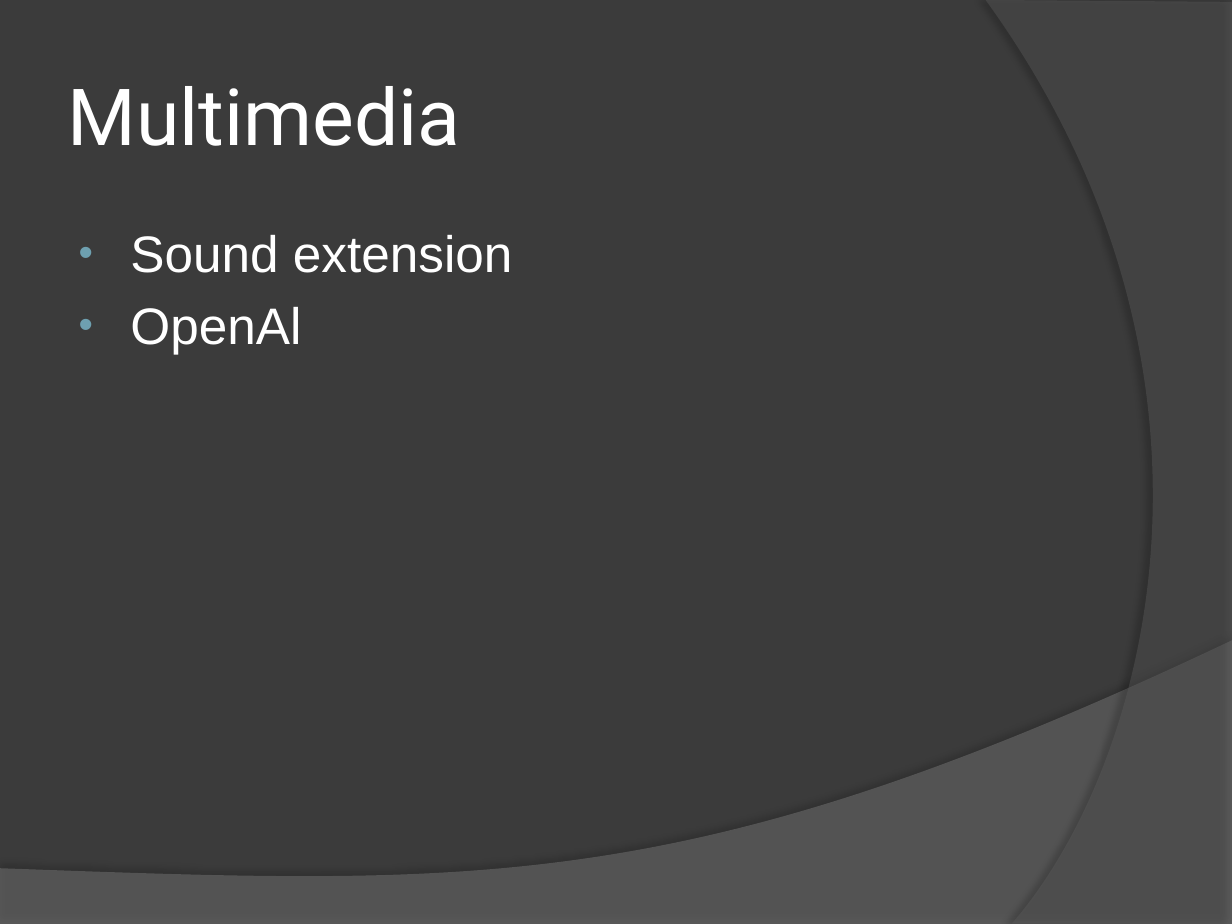
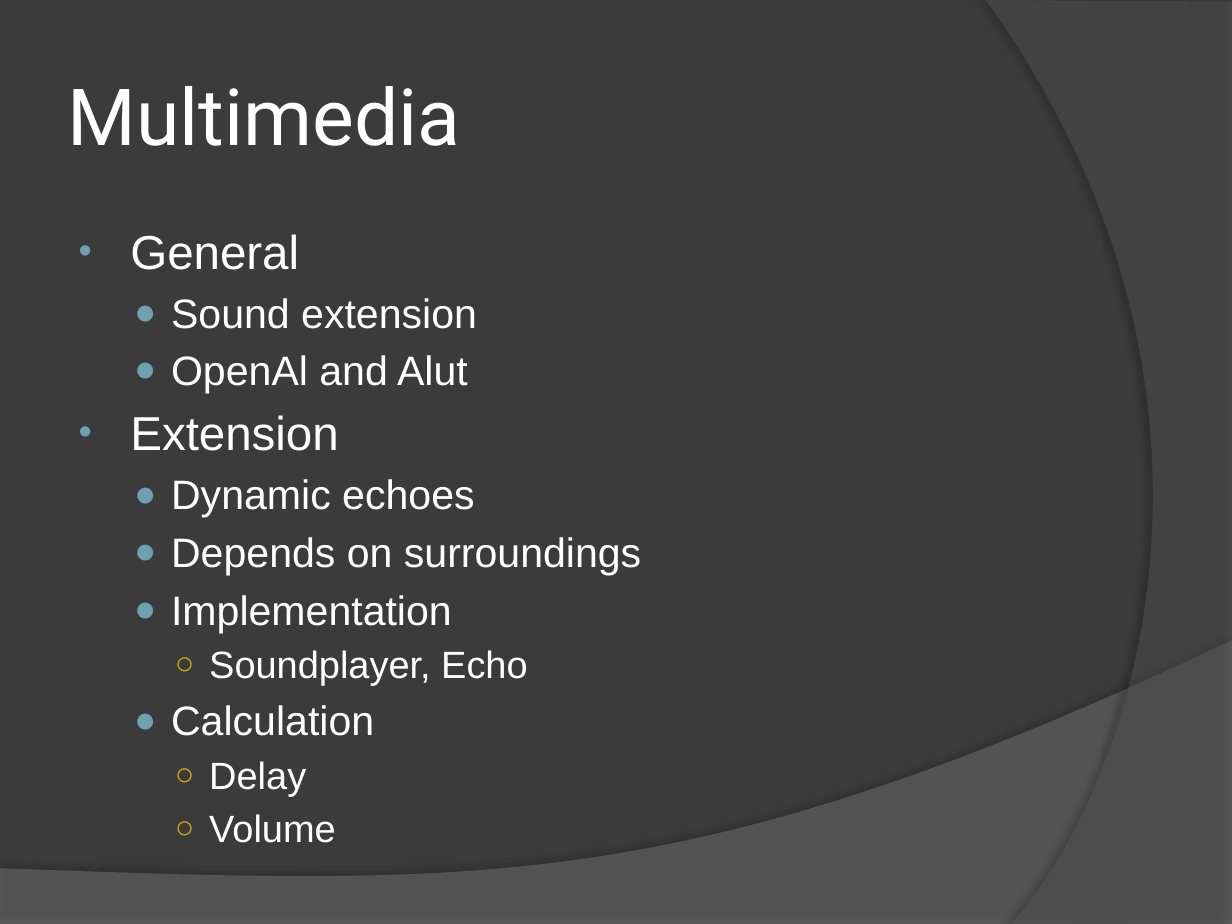
Before and after one commit to mgq812/simengines-g2-code, a slide deck: slide 4 of Presentation.pptx. Drawn at 1232x924 pixels with LibreOffice and Linux fonts; fonts in the diff are those of the drawing. Boxes give left, top, right and bottom in pixels: in the first picture for what was removed or moved away, otherwise in the second. Text is boxed around its words. In the diff, an @@ line names an element or a change of style, - is before the commit and + after.

```diff
--- a/Presentation.pptx
+++ b/Presentation.pptx
@@ text at [130, 234, 299, 270]: paragraph added @@
+• General
@@ text at [171, 298, 477, 329]: size 30 to 24.1 pt in "Sound extension"; bullet • to ●; list level 1 to 2 in "Sound extension" @@
@@ text at [130, 355, 641, 843]: text changed; size 30 to 24.1 pt @@
-• OpenAl
+  ● OpenAl and Alut
+• Extension
+  ● Dynamic echoes
+  ● Depends on surroundings
+  ● Implementation
+    ○ Soundplayer, Echo
+  ● Calculation
+    ○ Delay
+    ○ Volume
```
Also in this commit, not shown: 1 other slide changed, 3 other files.
